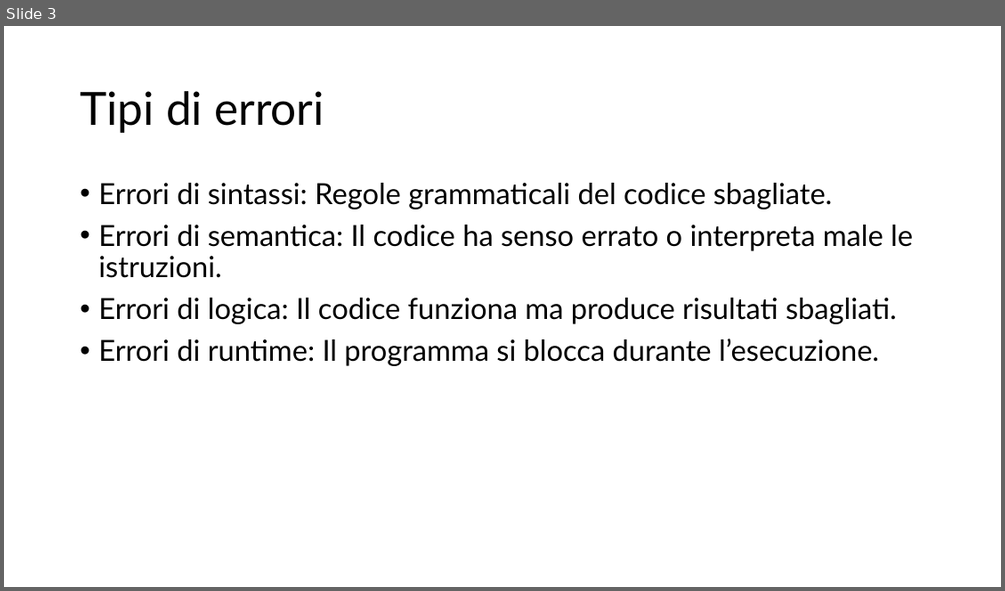
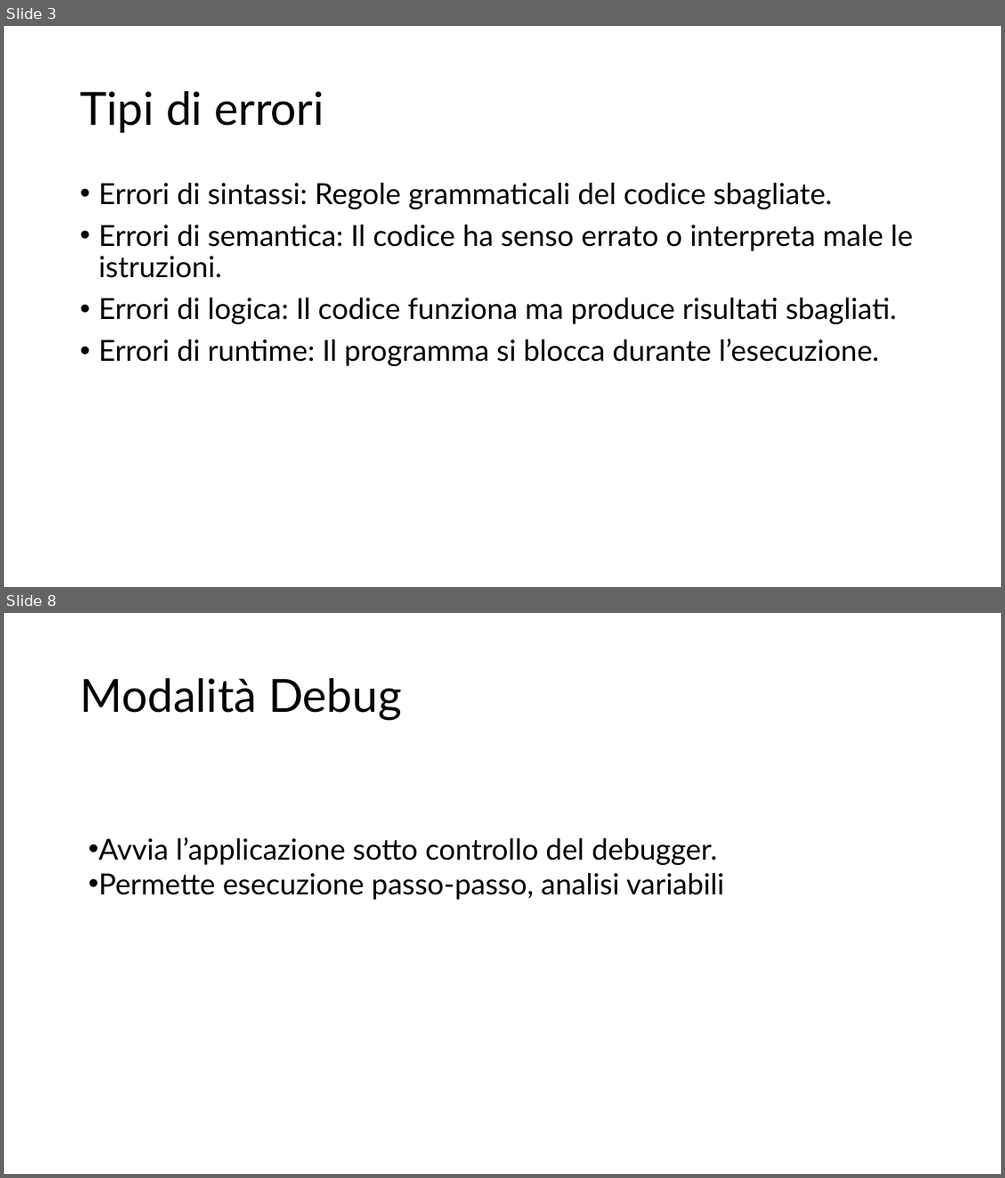
Before and after one commit to EliottJacobe08/Lab-Programmazione-1, a slide deck: Debugging.pptx. Shown one above the other, each under a label of ours: slide 3 before the commit, slides 3 and 8 after it; the slides between them are not shown. The pictures are 1005x591 and 1005x1178 pixels, drawn with LibreOffice and Linux fonts; fonts in the diff are those of the drawing. Boxes give left, top, right and bottom in pixels: in the first picture for what was removed or moved away, otherwise in the second. Text is boxed around its words. In the diff, an @@ line names an element or a change of style, - is before the commit and + after.

```diff
--- a/Debugging.pptx
+++ b/Debugging.pptx
@@ slide 8 added at (4, 613, 1001, 1174), background #FFFFFF @@
@@ title added at (80, 678, 402, 720), 44 pt, text #000000 @@
+Modalità Debug
@@ text added at (98, 837, 724, 900), 28 pt, text #000000 @@
+• Avvia l’applicazione sotto controllo del debugger.
+• Permette esecuzione passo-passo, analisi variabili
```
Also in this commit, not shown: 5 slides changed, 2 other slides added, 3 slides removed.
